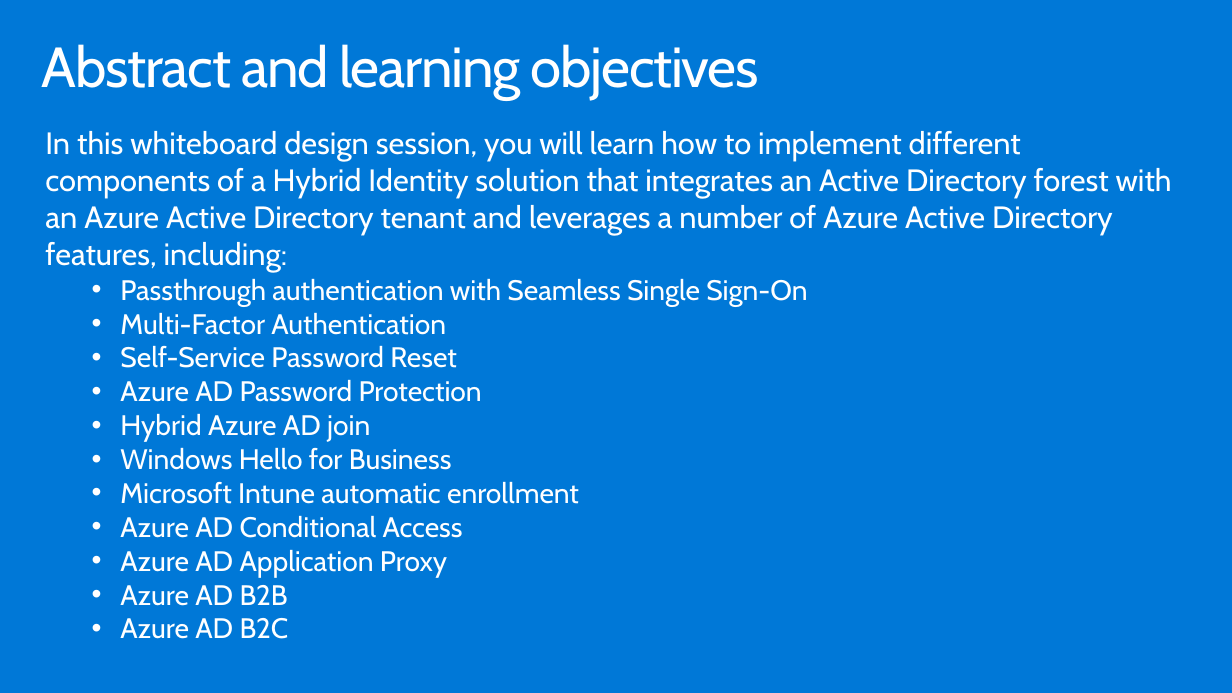
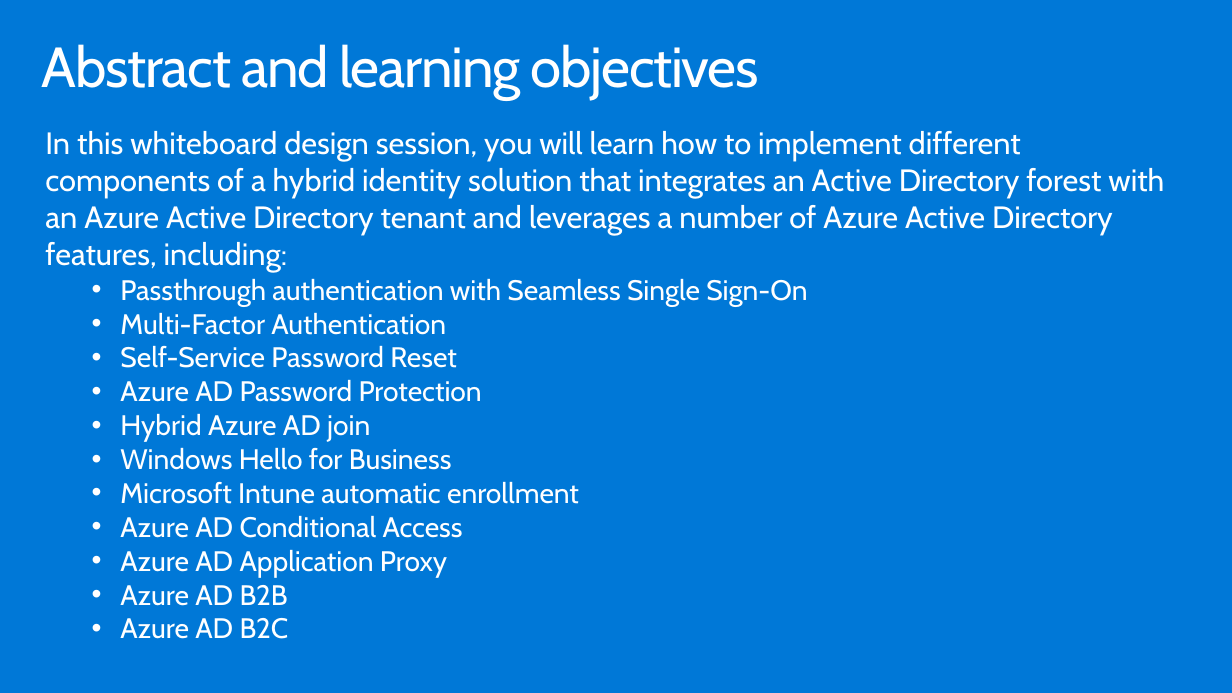
Before and after one commit to smseerat/MCW-Hybrid-identity, a slide deck: slide 2 of Whiteboard design session/WDS trainer presentation - Hybrid Identity.pptx. Drawn at 1232x693 pixels with LibreOffice and Linux fonts; fonts in the diff are those of the drawing. Boxes give left, top, right and bottom in pixels: in the first picture for what was removed or moved away, otherwise in the second. Text is boxed around its words. In the diff, an @@ line names an element or a change of style, - is before the commit and + after.

```diff
--- a/Whiteboard design session/WDS trainer presentation - Hybrid Identity.pptx
+++ b/Whiteboard design session/WDS trainer presentation - Hybrid Identity.pptx
@@ text at [45, 131, 1164, 272]: text changed @@
-In this whiteboard design session, you will learn how to implement different components of a Hybrid Identity solution that integrates an Active Directory forest with an Azure Active Directory tenant and leverages a number of Azure Active Directory features, including:
+In this whiteboard design session, you will learn how to implement different components of a hybrid identity solution that integrates an Active Directory forest with an Azure Active Directory tenant and leverages a number of Azure Active Directory features, including:
```
Also in this commit, not shown: 3 other slides changed, 3 other files.
